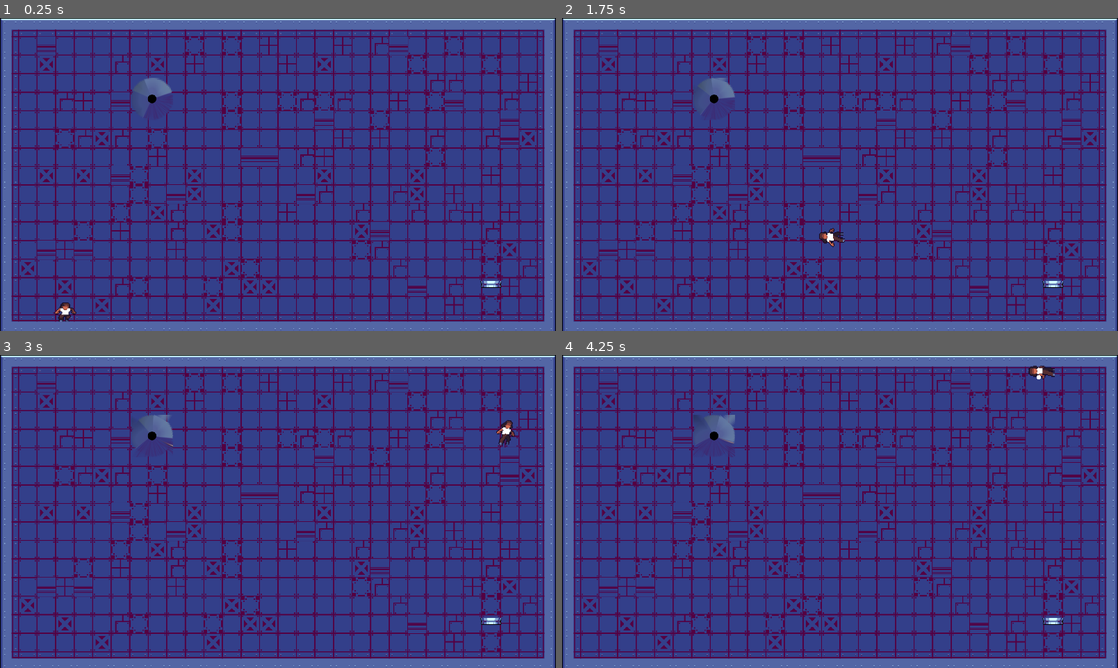
Above: before the commit, frames 1-4 (two rows, left to right).
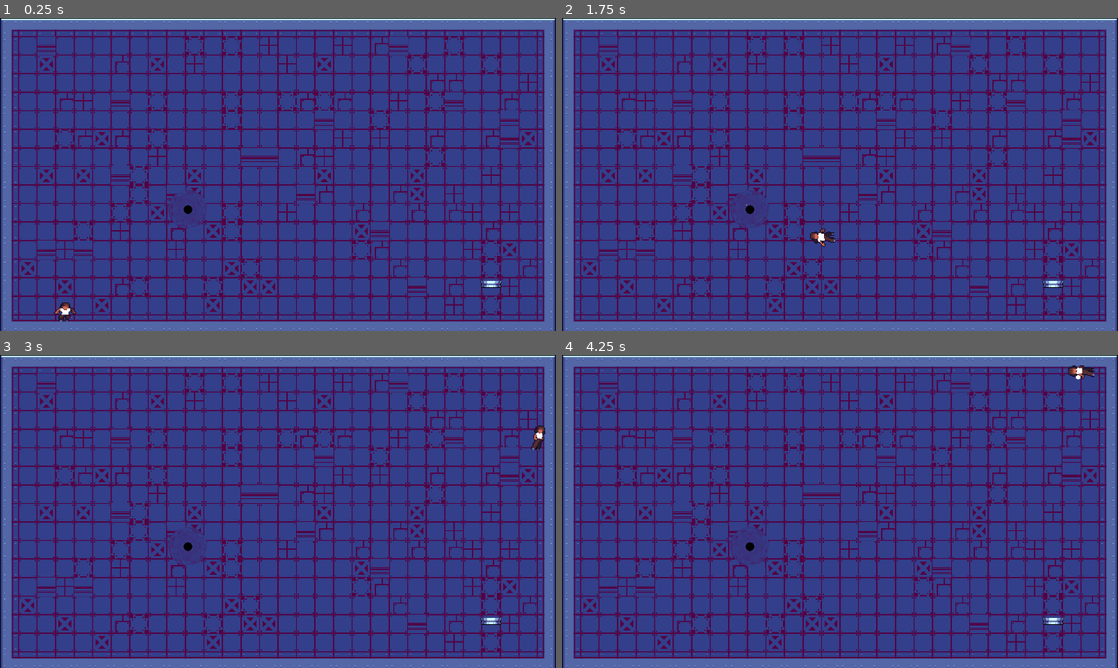
Above: after the commit, the same moments.

Repository: Harry32/ThinkyGameJam
Game: Godot game, scene res://scenes/levels/level_teste.tscn
Two runs of this game, one before a commit and one after it. Both use one fixed random seed, a clock stepped at 60 frames per second and the inputs below. This scene is started directly instead of the project's main scene.
Inputs:
- Up to frame 1 (0.25 s): no input
- Up to frame 2 (1.75 s): hold Shift (Gravity) 0.53-1.28 s; hold D (Right) from 0.53 s (still down); tap Space (Jump) at 0.77, 1.52 s; tap Shift (Gravity) at 1.35 s
- Up to frame 3 (3 s): release D (Right) at 2.03 s; hold A (Left) 2.03-2.78 s; hold Shift (Gravity) 2.03-2.78 s; hold D (Right) from 2.78 s (still down); tap Shift (Gravity) at 2.85 s
- Up to frame 4 (4.25 s): keep holding D (Right); tap Space (Jump) at 3.02, 3.77 s; hold Shift (Gravity) from 3.53 s (still down)

The runs differ from the first frame. In frame 1, 0.6% of the frame differs, in the area x 23-38%, y 19-68%; in frame 2, 0.8%; in frame 3, 0.9%; in frame 4, 1.0%, in the area x 23-96%, y 3-68%.

Commit message:
Fixing black hole shader

Diff:
--- a/scenes/levels/level_teste.tscn
+++ b/scenes/levels/level_teste.tscn
@@ -13,4 +13,4 @@
 position = Vector2(1696, 939)
 
 [node name="BlackHole" parent="." index="5" instance=ExtResource("3_qwdvn")]
-position = Vector2(525, 279)
+position = Vector2(649, 661)
--- a/shaders/black_hole.tres
+++ b/shaders/black_hole.tres
@@ -25,8 +25,17 @@
 op_type = 0
 operator = 1
 
+[sub_resource type="Curve" id="Curve_l44hv"]
+min_value = -1.0
+_data = [Vector2(0, 0.00114679), 0.0, 0.0, 0, 0, Vector2(0.134503, -0.28211), 0.0, 0.0, 0, 0, Vector2(0.28655, 0.448395), 0.0, 0.0, 0, 0, Vector2(0.380117, 0.135321), 0.0, 0.0, 0, 0, Vector2(0.467836, 0.00114679), 0.0, 0.0, 0, 0]
+point_count = 5
+
+[sub_resource type="CurveTexture" id="CurveTexture_oriab"]
+curve = SubResource("Curve_l44hv")
+
 [sub_resource type="VisualShaderNodeTexture" id="VisualShaderNodeTexture_ime1h"]
 expanded_output_ports = [0]
+texture = SubResource("CurveTexture_oriab")
 
 [sub_resource type="VisualShaderNodeInput" id="VisualShaderNodeInput_1s48w"]
 input_name = "screen_uv"
@@ -258,6 +267,7 @@
 
 }
 "
+graph_offset = Vector2(-932.479, -275.171)
 mode = 1
 flags/unshaded = true
 flags/light_only = false
@@ -316,7 +326,7 @@
 nodes/fragment/12/node = SubResource("VisualShaderNodeTexture2DParameter_cp3pu")
 nodes/fragment/12/position = Vector2(-1180, 560)
 nodes/fragment/13/node = SubResource("VisualShaderNodeTexture_ud0fa")
-nodes/fragment/13/position = Vector2(-540, 300)
+nodes/fragment/13/position = Vector2(-540, 280)
 nodes/fragment/14/node = SubResource("VisualShaderNodeFloatOp_dyx80")
 nodes/fragment/14/position = Vector2(-300, 400)
 nodes/fragment/15/node = SubResource("VisualShaderNodeVectorFunc_qic08")
@@ -326,5 +336,5 @@
 nodes/fragment/17/node = SubResource("VisualShaderNodeVectorOp_0xydn")
 nodes/fragment/17/position = Vector2(80, 180)
 nodes/fragment/18/node = SubResource("VisualShaderNodeTexture_ime1h")
-nodes/fragment/18/position = Vector2(-540, 560)
+nodes/fragment/18/position = Vector2(-540, 640)
 nodes/fragment/connections = PackedInt32Array(3, 0, 0, 0, 7, 0, 8, 0, 6, 0, 7, 1, 5, 0, 7, 0, 12, 0, 13, 2, 7, 0, 15, 0, 15, 0, 16, 1, 14, 0, 16, 0, 2, 0, 17, 0, 16, 0, 17, 1, 8, 0, 13, 0, 17, 0, 3, 0, 8, 0, 18, 0, 18, 1, 14, 0)
Not shown: 1 places in shaders/black_hole.tres that only renumber resources
